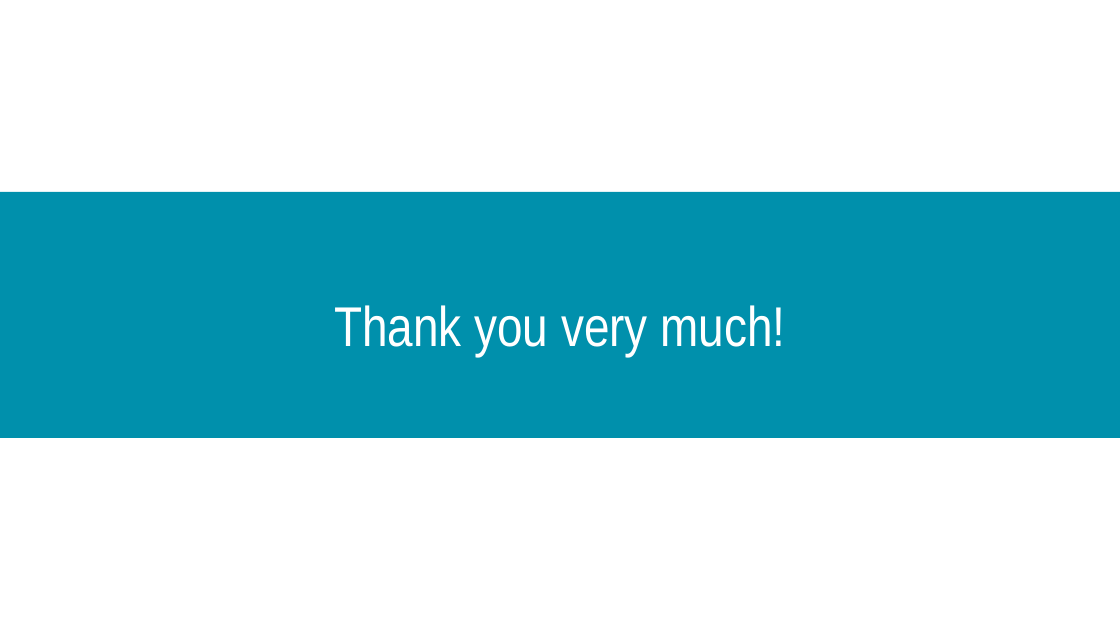
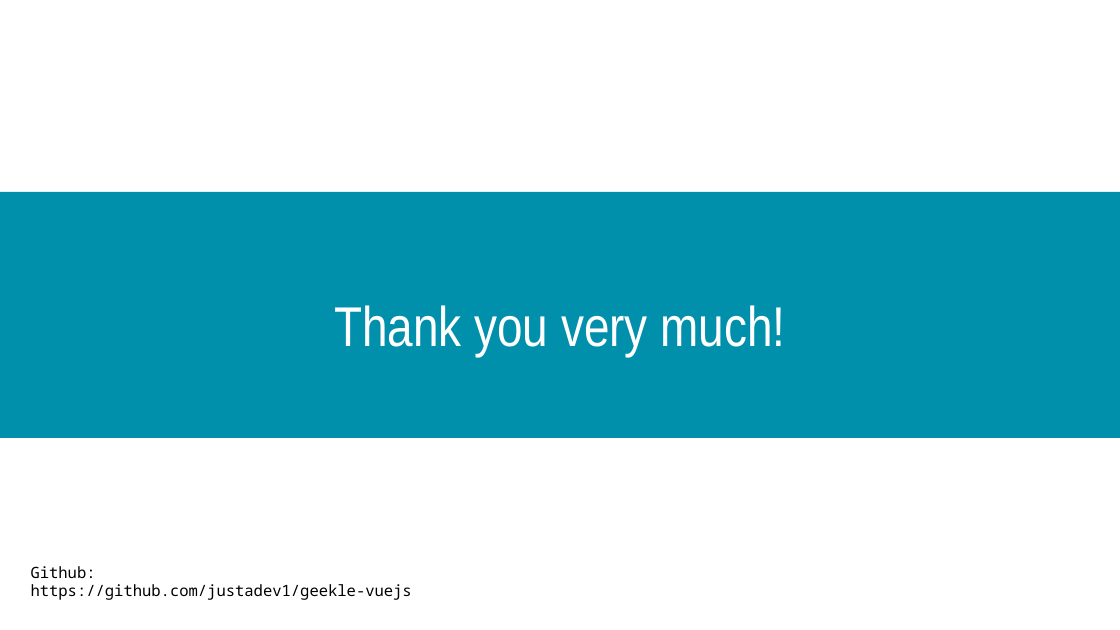
Before and after one commit to justadev1/geekle-vuejs, a slide deck: slide 32 of Micro-frontends and Vue.js.pptx (slide 31 before the commit). Drawn at 1120x630 pixels with LibreOffice and Linux fonts; fonts in the diff are those of the drawing. Boxes give left, top, right and bottom in pixels: in the first picture for what was removed or moved away, otherwise in the second. Text is boxed around its words. In the diff, an @@ line names an element or a change of style, - is before the commit and + after.

```diff
--- a/Micro-frontends and Vue.js.pptx
+++ b/Micro-frontends and Vue.js.pptx
@@ text added at <box>31,566,412,600</box>, 10 pt, text #000000 @@
+Github:
+https://github.com/justadev1/geekle-vuejs
```
Also in this commit, not shown: 4 other slides changed, 1 slide added, 54 other files.
